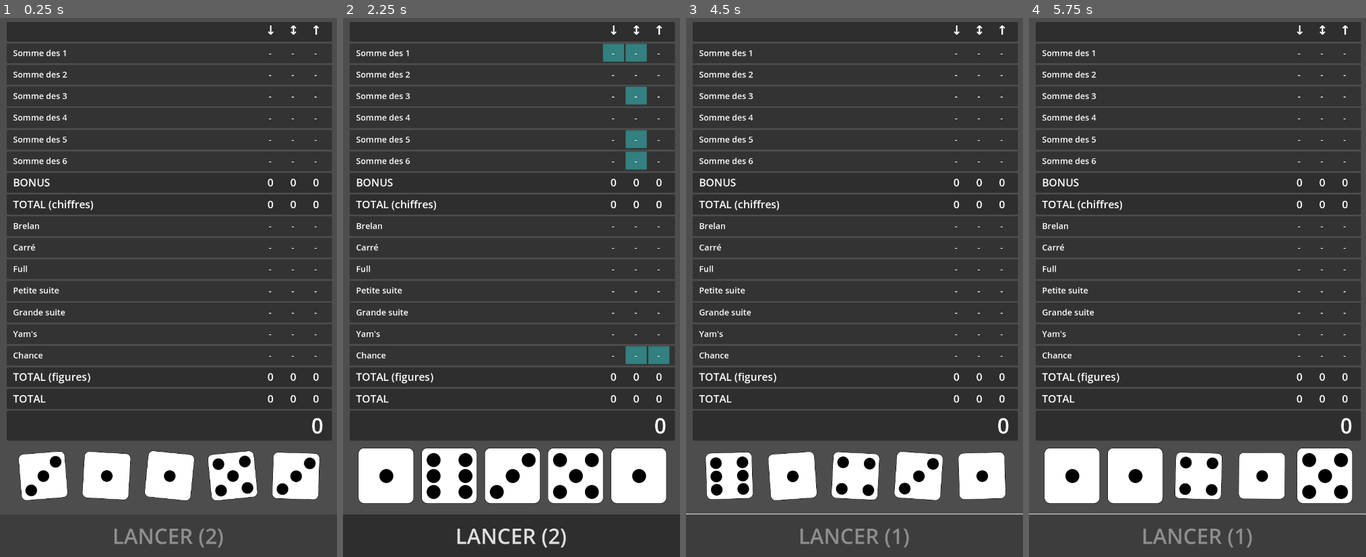
Above: before the commit, frames 1-4 (left to right).
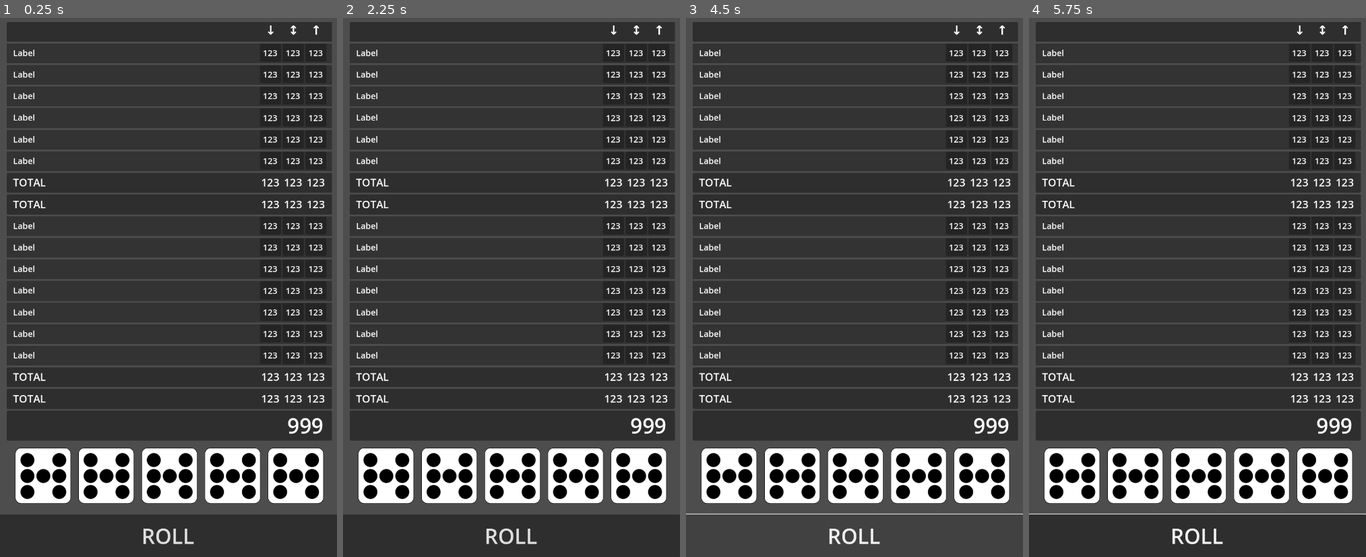
Above: after the commit, the same moments.

Repository: MicCode/yamsatro
Game: Godot game, scene res://main/main.tscn
Same seed, same stepped clock (60 frames per second), same inputs: the game is played once before the commit and once after it.
Inputs (mouse positions are in pixels of both pictures, inside the frame that each line leads up to):
- Up to frame 1 (0.25 s): no input
- Up to frame 2 (2.25 s): click (359, 449) at 0.52 s; click (548, 449) at 1.25 s; click (420, 449) at 2 s
- Up to frame 3 (4.5 s): click (827, 449) at 2.75 s; click (955, 449) at 3.5 s; click "LANCER (2)" (after the commit: "ROLL") at 4.25 s
- Up to frame 4 (5.75 s): click (1045, 449) at 5.02 s

The runs differ from the first frame. In frame 1, 8.7% of the frame differs, in the area x 3-97%, y 5-99%; in frame 2, 6.4%; in frame 3, 8.7%; in frame 4, 6.8%.
Error after the commit: Parse Error: Used space character for indentation instead of tab as used before in the file. (res://globals/Game.gd:43)

Commit message:
Use loop to collect sum figures

Diff:
--- a/globals/Game.gd
+++ b/globals/Game.gd
@@ -42,18 +42,9 @@
 		values.append(val)
 		counts[val] = counts.get(val, 0) + 1
 
-	if counts.get(1, 0) > 0:
-			active_figures.append(Enums.Figures.SUM_1)
-	if counts.get(2, 0) > 0:
-			active_figures.append(Enums.Figures.SUM_2)
-	if counts.get(3, 0) > 0:
-			active_figures.append(Enums.Figures.SUM_3)
-	if counts.get(4, 0) > 0:
-			active_figures.append(Enums.Figures.SUM_4)
-	if counts.get(5, 0) > 0:
-			active_figures.append(Enums.Figures.SUM_5)
-	if counts.get(6, 0) > 0:
-			active_figures.append(Enums.Figures.SUM_6)
+        for value in range(1, 7):
+                if counts.get(value, 0) > 0:
+                        active_figures.append(Enums.Figures["SUM_%d" % value])
 
 	var max_same := 0
 	for c in counts.values():
